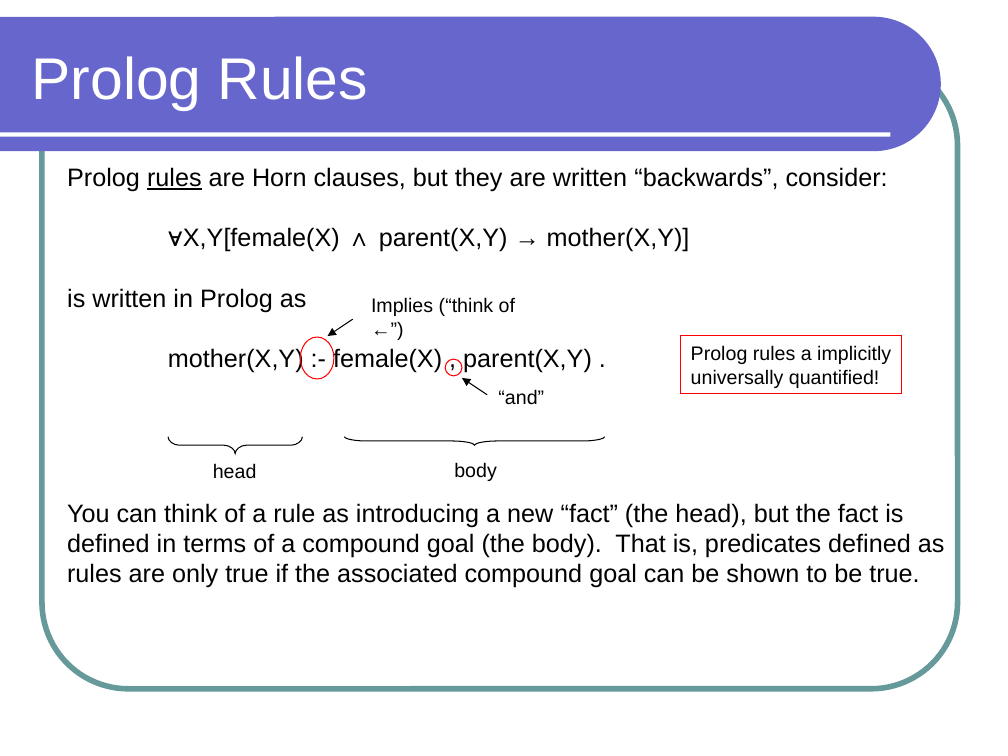
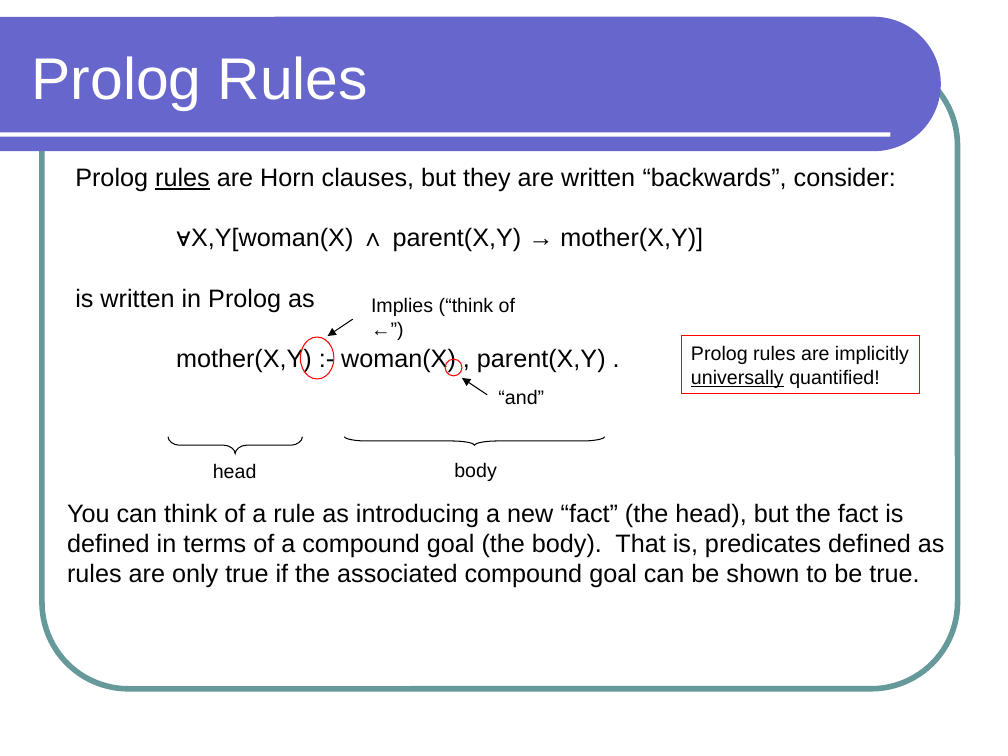
Before and after one commit to lutzhamel/CSC301, a slide deck: slide 1 of notes/csc301-ln021.ppt. Drawn at 1008x756 pixels with LibreOffice and Linux fonts; fonts in the diff are those of the drawing. Boxes give left, top, right and bottom in pixels: in the first picture for what was removed or moved away, otherwise in the second. Text is boxed around its words. In the diff, an @@ line names an element or a change of style, - is before the commit and + after.

```diff
--- a/notes/csc301-ln021.ppt
+++ b/notes/csc301-ln021.ppt
@@ text "Prolog rules are Horn clauses, ...": place and size @@
-text "Prolog rules are Horn clauses, ..." at box(67, 167, 888, 373)
+text "Prolog rules are Horn clauses, ..." at box(75, 167, 896, 373)
@@ text at box(191, 227, 703, 252): text changed @@
-∀X,Y[female(X) ∧ parent(X,Y) → mother(X,Y)]
+∀X,Y[woman(X) ∧ parent(X,Y) → mother(X,Y)]
@@ text at box(176, 347, 606, 373): text changed @@
-mother(X,Y) :- female(X) , parent(X,Y) .
+mother(X,Y) :- woman(X) , parent(X,Y) .
@@ rectangle "Prolog rules are implicitly universally ...": place and size @@
-rectangle "Prolog rules are implicitly universally ..." at box(680, 336, 901, 393)
+rectangle "Prolog rules are implicitly universally ..." at box(681, 336, 919, 393)
@@ text in rectangle at box(691, 345, 909, 388): text changed @@
-Prolog rules a implicitly
-universally quantified!
+Prolog rules are implicitly
+universally quantified!
```
Also in this commit, not shown: 4 other slides changed, 3 other files.
